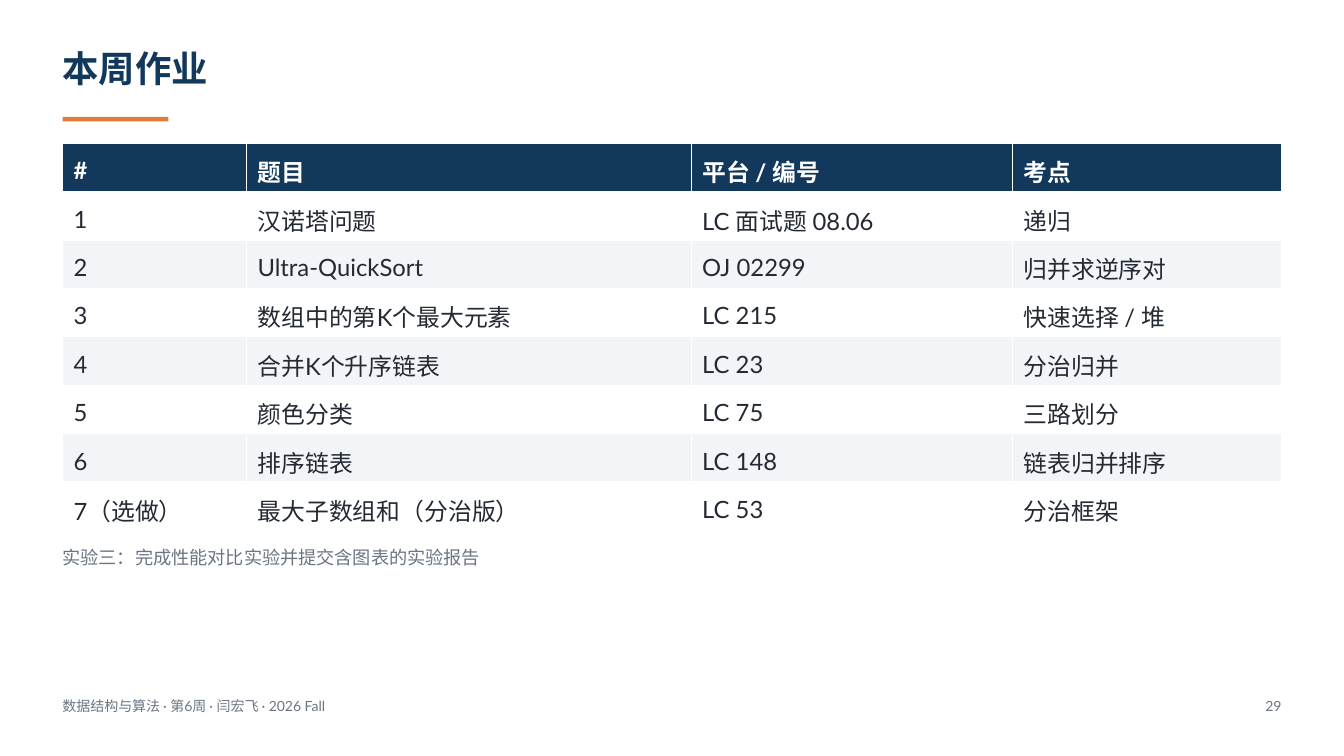
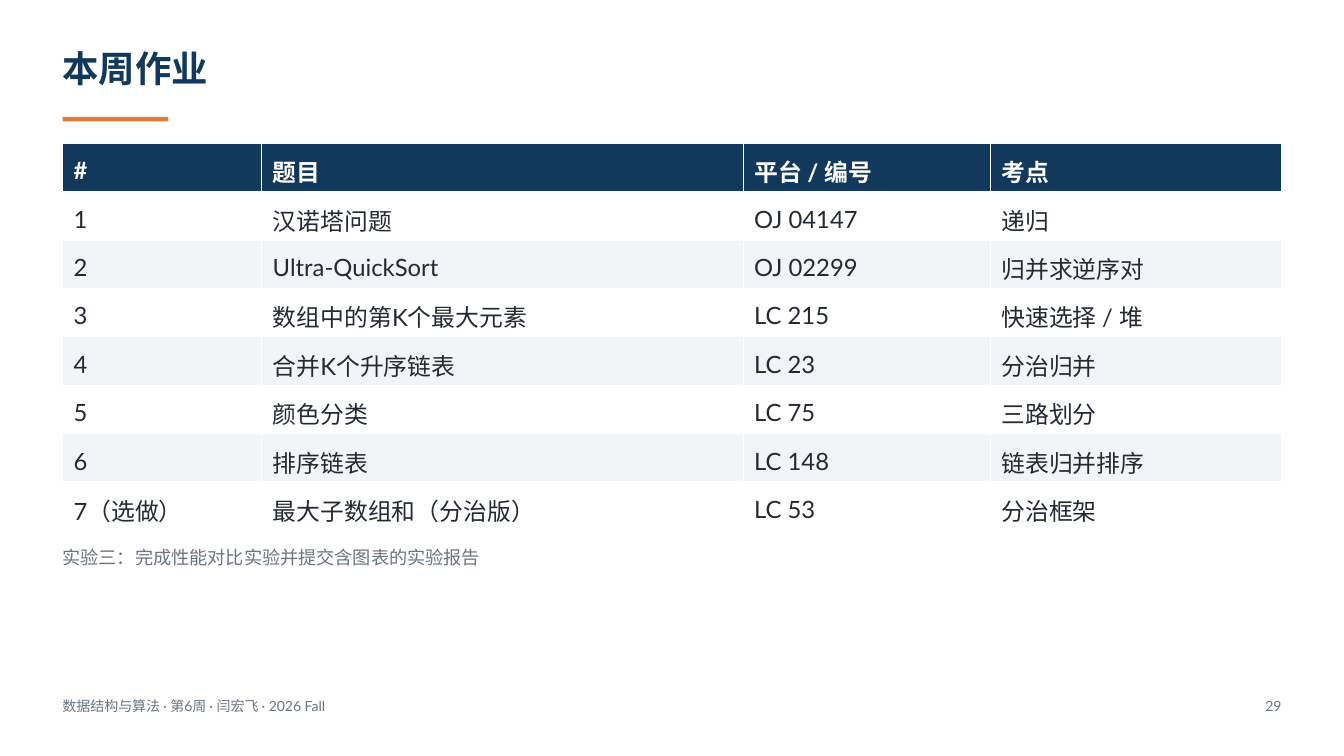
Before and after one commit to GMyhf/2026fall-cs201cq, a slide deck: slide 29 of courseware/202610_DSA_W06_Recursion_Divide_Sorting.pptx. Drawn at 1344x756 pixels with LibreOffice and Linux fonts; fonts in the diff are those of the drawing. Boxes give left, top, right and bottom in pixels: in the first picture for what was removed or moved away, otherwise in the second. Text is boxed around its words. In the diff, an @@ line names an element or a change of style, - is before the commit and + after.

```diff
--- a/courseware/202610_DSA_W06_Recursion_Divide_Sorting.pptx
+++ b/courseware/202610_DSA_W06_Recursion_Divide_Sorting.pptx
@@ table at <box>63,143,1282,530</box> @@
-row 2, column 3: LC 面试题 08.06
+row 2, column 3: OJ 04147
```
Also in this commit, not shown: 13 other files.
